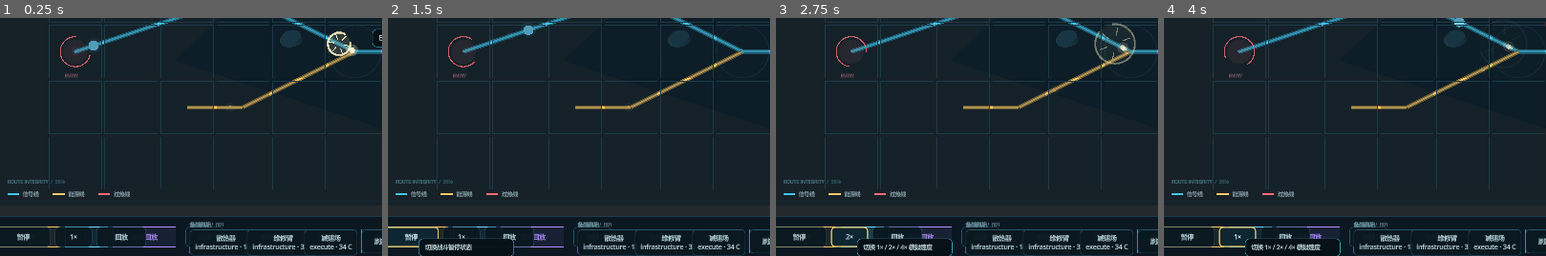
Above: before the commit, frames 1-4 (left to right).
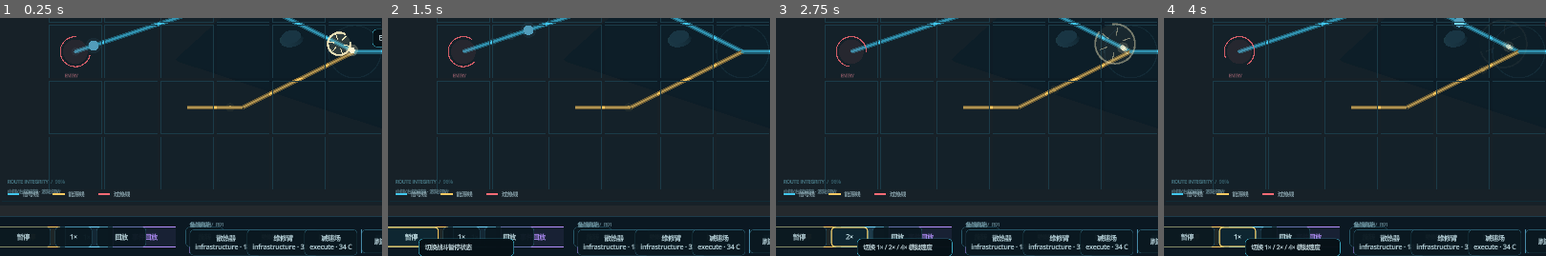
Above: after the commit, the same moments.

Repository: wsw12321/circuit-bastion
Game: Godot game, scene res://scenes/main.tscn
The game is run twice, just before and just after one commit, with the same random seed, the same clock (stepped at 60 frames per second) and the same inputs.
Inputs:
- Up to frame 1 (0.25 s): no input
- Up to frame 2 (1.5 s): click "暂停" at 0.5 s; click "继续" at 1.25 s
- Up to frame 3 (2.75 s): click "1×" at 2 s
- Up to frame 4 (4 s): click "2×" at 2.75 s; click "4×" at 3.5 s
The pictures show only the part of the screen within x 2-52%, y 49-99%; the shares and areas given below are measured in that part.

The runs differ from the first frame. In frame 1, 0.2% of the frame differs, in the area x 2-16%, y 72-74%; in frame 2, 0.2%; in frame 3, 0.2%; in frame 4, 0.2%.

Commit message:
Unify camera gestures and drag feedback in battle view

Diff:
--- a/godot/battle_view.gd
+++ b/godot/battle_view.gd
@@ -48,6 +48,8 @@
 var feedback_message := "就绪 · 点击商店模块开始部署"
 var feedback_tone := "info"
 var touch_pointer_id := -1
+var active_touch_ids: Dictionary = {}
+var touch_gesture_active := false
 var enemy_hp_cache: Dictionary = {}
 var enemy_last_state: Dictionary = {}
 var enemy_hit_flash: Dictionary = {}
@@ -203,6 +205,13 @@
 	var camera := _battle_camera()
 	if camera != null and camera.has_method("zoom_by"):
 		camera.zoom_by(delta)
+
+
+func _forward_camera_input(event: InputEvent) -> bool:
+	var camera := _battle_camera()
+	if camera == null or not camera.has_method("handle_input"):
+		return false
+	return bool(camera.handle_input(event))
 
 
 func set_snapshot(value: Dictionary) -> void:
@@ -327,6 +336,8 @@
 	draw_string(font, board.position + Vector2(board.size.x - 184, 26), "SIM TICK  %06d" % int(snapshot.get("tick", 1842)), HORIZONTAL_ALIGNMENT_LEFT, -1, 11, Color("#6f929f"))
 	draw_string(font, board.position + Vector2(18, board.size.y - 42), "ROUTE INTEGRITY  /  96%", HORIZONTAL_ALIGNMENT_LEFT, -1, 9, Color("#4d8290"))
 	draw_string(font, board.position + Vector2(board.size.x - 134, board.size.y - 42), "BANDWIDTH 64%", HORIZONTAL_ALIGNMENT_LEFT, -1, 9, Color("#4d8290"))
+	var camera_hint := "双指旋转/缩放 · 单指点选/拖动" if _is_compact(get_rect().size) else "中键/右键旋转 · 滚轮缩放"
+	draw_string(font, board.position + Vector2(18, board.size.y - 23), camera_hint, HORIZONTAL_ALIGNMENT_LEFT, -1, 9, Color("#60818c"))
 
 
 func _draw_board_markers(origin: Vector2, cell_size: float) -> void:
@@ -850,8 +861,7 @@
 
 func _gui_input(event: InputEvent) -> void:
 	if event is InputEventMouseMotion:
-		if camera_dragging:
-			_rotate_battle_camera(event.relative)
+		if _forward_camera_input(event):
 			return
 		hover_cell = _cell_at(event.position)
 		if build_mode or not dragging_module_id.is_empty():
@@ -859,35 +869,54 @@
 			preview_valid = _cell_is_valid(preview_cell, dragging_module_id)
 		queue_redraw()
 	elif event is InputEventMouseButton:
-		if event.button_index == MOUSE_BUTTON_MIDDLE:
-			camera_dragging = event.pressed
+		if event.button_index == MOUSE_BUTTON_RIGHT and event.pressed:
+			_cancel_interaction("已取消部署")
+			_forward_camera_input(event)
 			return
-		if event.button_index == MOUSE_BUTTON_WHEEL_UP and event.pressed:
-			_zoom_battle_camera(-1.0)
-			return
-		if event.button_index == MOUSE_BUTTON_WHEEL_DOWN and event.pressed:
-			_zoom_battle_camera(1.0)
+		if event.button_index == MOUSE_BUTTON_MIDDLE or event.button_index == MOUSE_BUTTON_WHEEL_UP or event.button_index == MOUSE_BUTTON_WHEEL_DOWN:
+			_forward_camera_input(event)
 			return
 		if event.button_index == MOUSE_BUTTON_LEFT:
 			if event.pressed:
 				_pointer_press(event.position)
 			else:
 				_pointer_release(event.position)
-		elif event.button_index == MOUSE_BUTTON_RIGHT and event.pressed:
-			_cancel_interaction("已取消部署")
 	elif event is InputEventScreenTouch:
+		active_touch_ids[event.index] = event.position if event.pressed else active_touch_ids.get(event.index, Vector2.ZERO)
+		var camera_handled := _forward_camera_input(event)
 		if event.pressed:
+			if active_touch_ids.size() > 1:
+				touch_gesture_active = true
+				touch_pointer_id = -1
+				dragging_module_id = ""
+				drag_origin_cell = Vector2i(-1, -1)
+				preview_cell = Vector2i(-1, -1)
+				queue_redraw()
+				return
 			touch_pointer_id = event.index
 			_pointer_press(event.position)
 		else:
+			active_touch_ids.erase(event.index)
+			if touch_gesture_active:
+				if active_touch_ids.is_empty():
+					touch_gesture_active = false
+				touch_pointer_id = -1
+				queue_redraw()
+				return
 			if touch_pointer_id == event.index:
 				_pointer_release(event.position)
 				touch_pointer_id = -1
-	elif event is InputEventScreenDrag and event.index == touch_pointer_id:
-		hover_cell = _cell_at(event.position)
-		preview_cell = hover_cell
-		preview_valid = _cell_is_valid(preview_cell, dragging_module_id)
-		queue_redraw()
+	elif event is InputEventScreenDrag:
+		if touch_gesture_active:
+			_forward_camera_input(event)
+			return
+		if _forward_camera_input(event):
+			return
+		if event.index == touch_pointer_id:
+			hover_cell = _cell_at(event.position)
+			preview_cell = hover_cell
+			preview_valid = _cell_is_valid(preview_cell, dragging_module_id)
+			queue_redraw()
 	elif event is InputEventKey and event.pressed and not event.echo:
 		_handle_key(event)
 
@@ -1005,6 +1034,7 @@
 			else:
 				feedback_message = "位置冲突 · 请选择空闲网格"
 				feedback_tone = "warn"
+				_trigger_screen_feedback(0.34, 0.24)
 			queue_redraw()
 			return
 		selected_cell = cell
@@ -1027,9 +1057,11 @@
 		command_requested.emit("move:%s:%d:%d" % [dragging_module_id, target.x, target.y])
 		feedback_message = "移动 %s → [%d,%d]" % [dragging_module_id, target.x, target.y]
 		feedback_tone = "ok"
+		_trigger_screen_feedback(0.12, 0.10)
 	elif target != drag_origin_cell:
 		feedback_message = "移动被阻止 · 目标网格不可用"
 		feedback_tone = "warn"
+		_trigger_screen_feedback(0.34, 0.24)
 	dragging_module_id = ""
 	drag_origin_cell = Vector2i(-1, -1)
 	preview_cell = target
